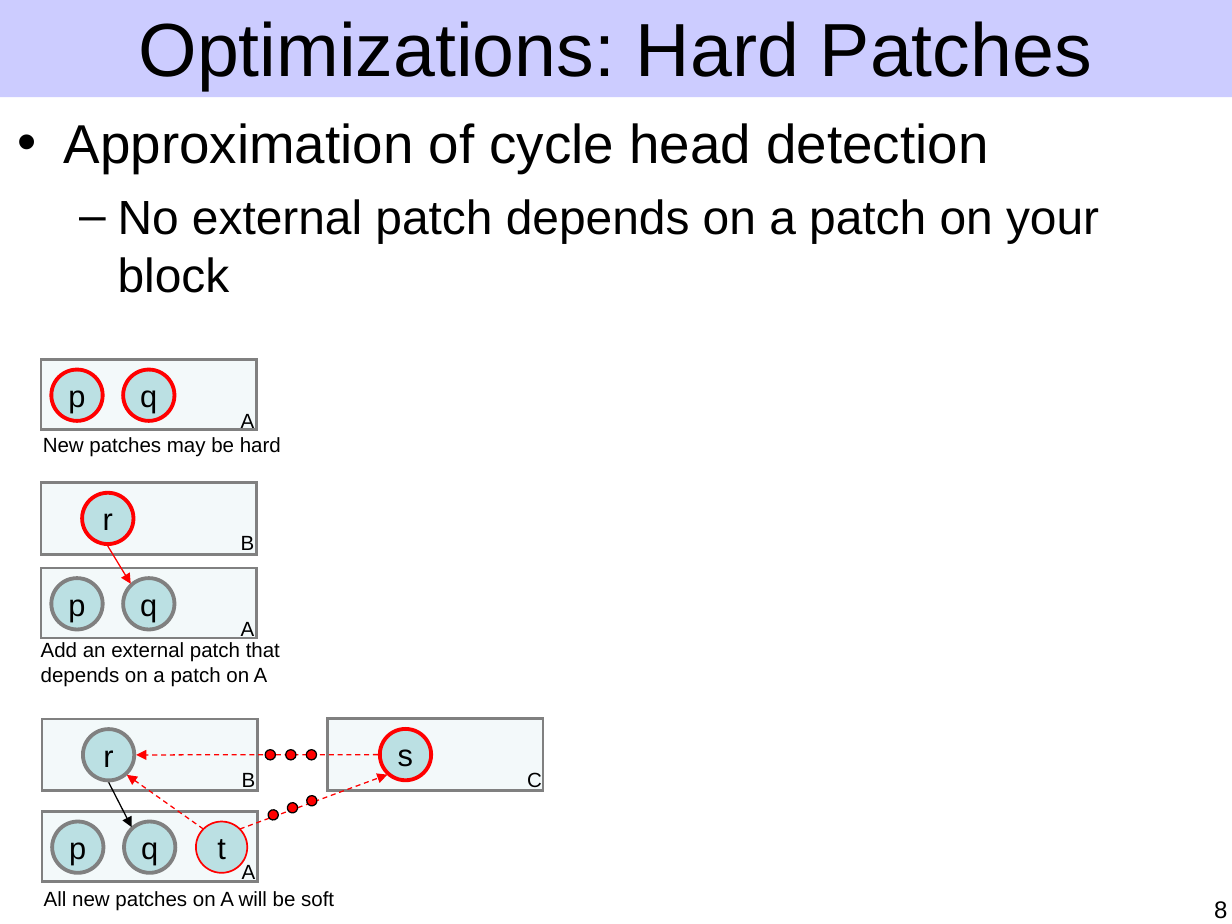
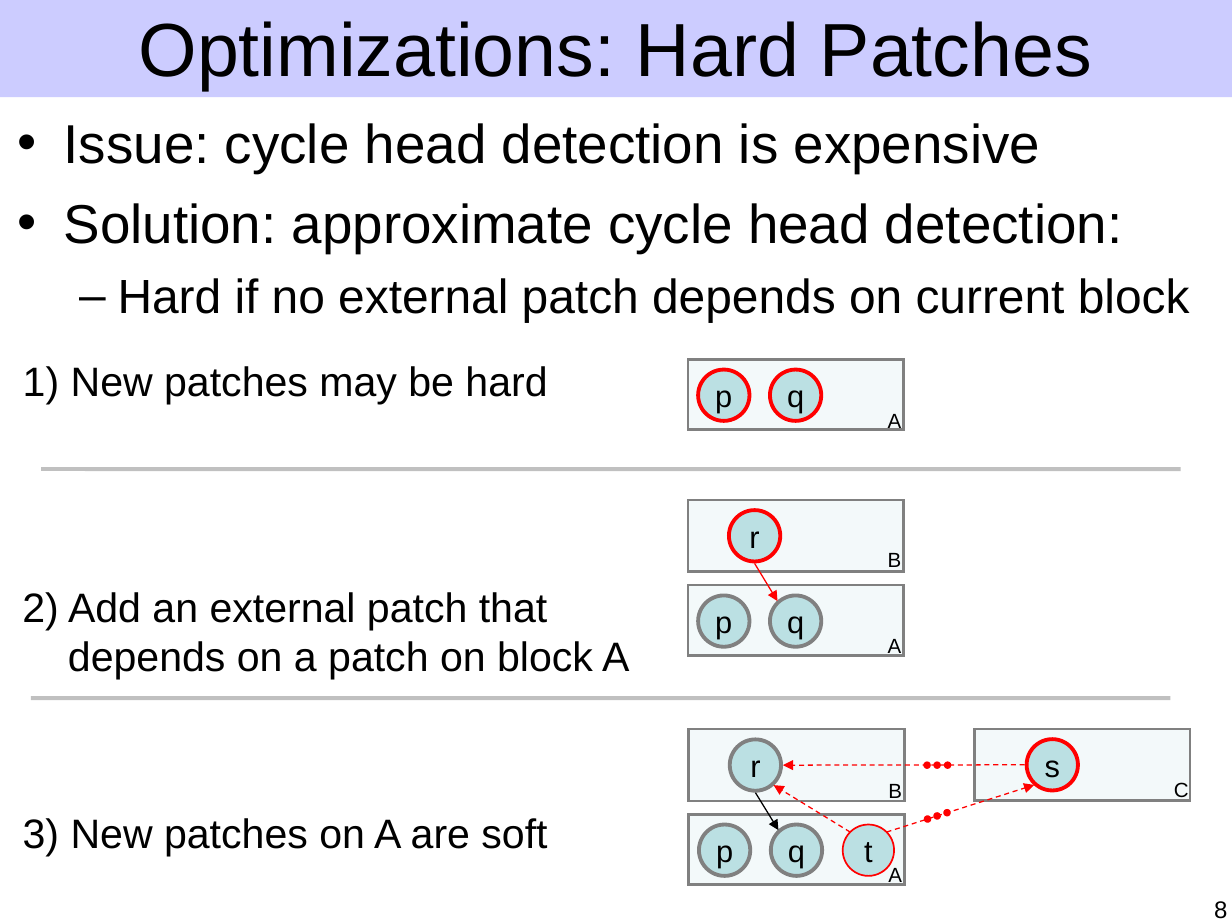
Before and after one commit to ucla-readable/fstitch-doc, a slide deck: slide 8 of sosp/pres.ppt. Drawn at 1232x924 pixels with LibreOffice and Linux fonts; fonts in the diff are those of the drawing. Boxes give left, top, right and bottom in pixels: in the first picture for what was removed or moved away, otherwise in the second. Text is boxed around its words. In the diff, an @@ line names an element or a change of style, - is before the commit and + after.

Commit message:
Checkpoint hard patch work.

```diff
--- a/sosp/pres.ppt
+++ b/sosp/pres.ppt
@@ text at (64, 123, 1190, 323): text changed; size 28 to 32 pt @@
-• Approximation of cycle head detection
-  – No external patch depends on a patch on your block
+• Issue: cycle head detection is expensive
+• Solution: approximate cycle head detection:
+  – Hard if no external patch depends on current block
@@ text at (23, 366, 547, 404): text changed; size 12 to 24 pt @@
-New patches may be hard
+1) New patches may be hard
@@ 5 ellipses, 2 texts, 2 rectangles: place and size @@
-5 ellipses, 2 texts, 2 rectangles at (41, 360, 257, 883)
+5 ellipses, 2 texts, 2 rectangles at (687, 360, 904, 886)
@@ line added from (41, 469) to (1180, 469), #C0C0C0 2.24 pt @@
@@ 3 ellipses, 2 texts, 2 rectangles, 1 arrow: place and size @@
-3 ellipses, 2 texts, 2 rectangles, 1 arrow at (41, 483, 256, 639)
+3 ellipses, 2 texts, 2 rectangles, 1 arrow at (687, 500, 903, 657)
@@ text at (22, 592, 629, 679): text changed; size 12 to 24 pt @@
-Add an external patch that
-depends on a patch on A
+2) Add an external patch that
+depends on a patch on block A
@@ line added from (31, 699) to (1170, 699), #C0C0C0 2.24 pt @@
@@ ellipse removed at (265, 750, 275, 760) @@
@@ ellipse removed at (286, 750, 296, 760) @@
@@ ellipse removed at (307, 750, 317, 760) @@
@@ 2 ellipses, 2 texts, 2 rectangles, 1 arrow: place and size @@
-2 ellipses, 2 texts, 2 rectangles, 1 arrow at (42, 718, 543, 792)
+2 ellipses, 2 texts, 2 rectangles, 1 arrow at (689, 729, 1190, 802)
@@ ellipse added at (924, 763, 930, 769), fill #FF0000, outline #FF0000 0.74 pt @@
@@ ellipse added at (934, 763, 940, 769), fill #FF0000, outline #FF0000 0.74 pt @@
@@ ellipse added at (945, 763, 951, 769), fill #FF0000, outline #FF0000 0.74 pt @@
@@ ellipse removed at (267, 808, 280, 821) @@
@@ ellipse removed at (286, 802, 298, 815) @@
@@ ellipse removed at (305, 794, 318, 807) @@
@@ arrow moved from (108, 782) - (132, 827) to (755, 792) - (779, 830) @@
@@ arrow moved from (203, 829) - (127, 775) to (850, 832) - (774, 785) @@
@@ arrow moved from (240, 829) - (387, 775) to (887, 832) - (1034, 785) @@
@@ ellipse added at (943, 809, 951, 816), fill #FF0000, outline #FF0000 0.74 pt @@
@@ text at (23, 818, 547, 856): text changed; size 12 to 24 pt @@
-All new patches on A will be soft
+3) New patches on A are soft
@@ ellipse added at (923, 815, 931, 823), fill #FF0000, outline #FF0000 0.74 pt @@
@@ ellipse added at (933, 812, 941, 820), fill #FF0000, outline #FF0000 0.74 pt @@
```
Also in this commit, not shown: 4 other slides changed.
